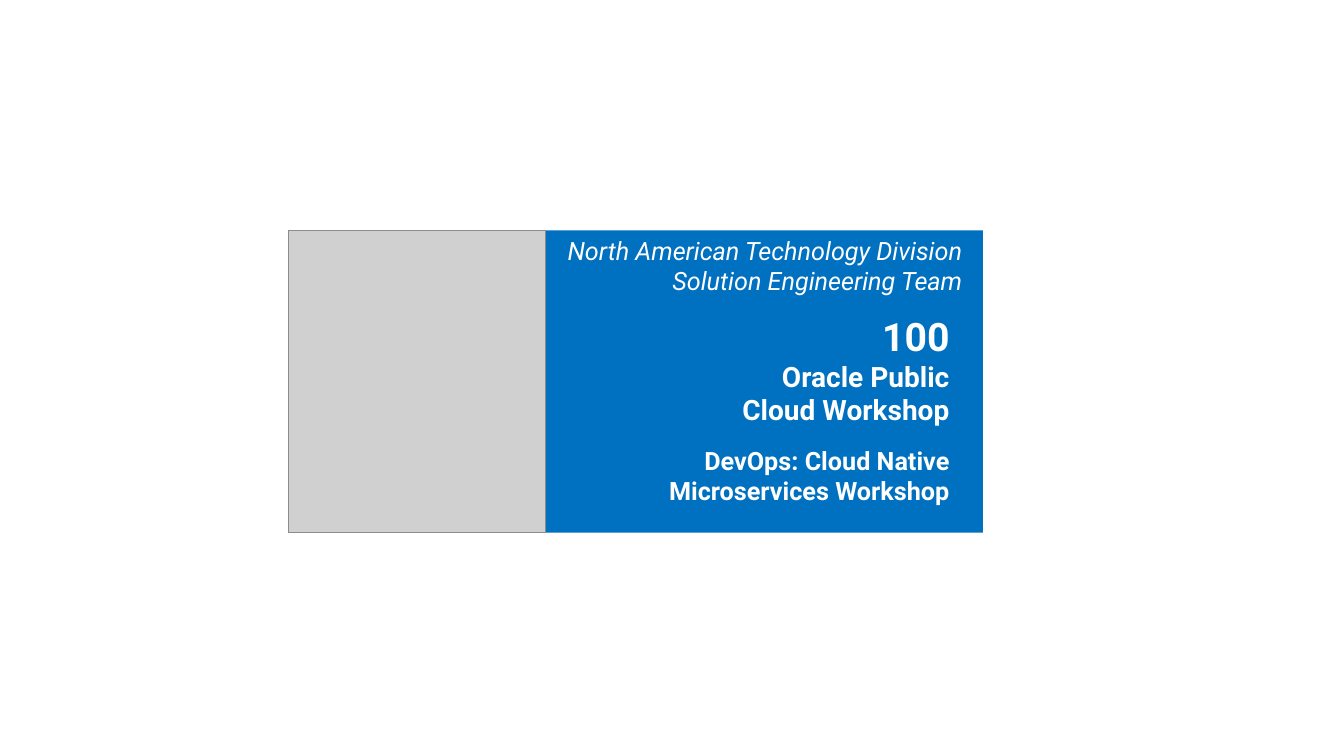
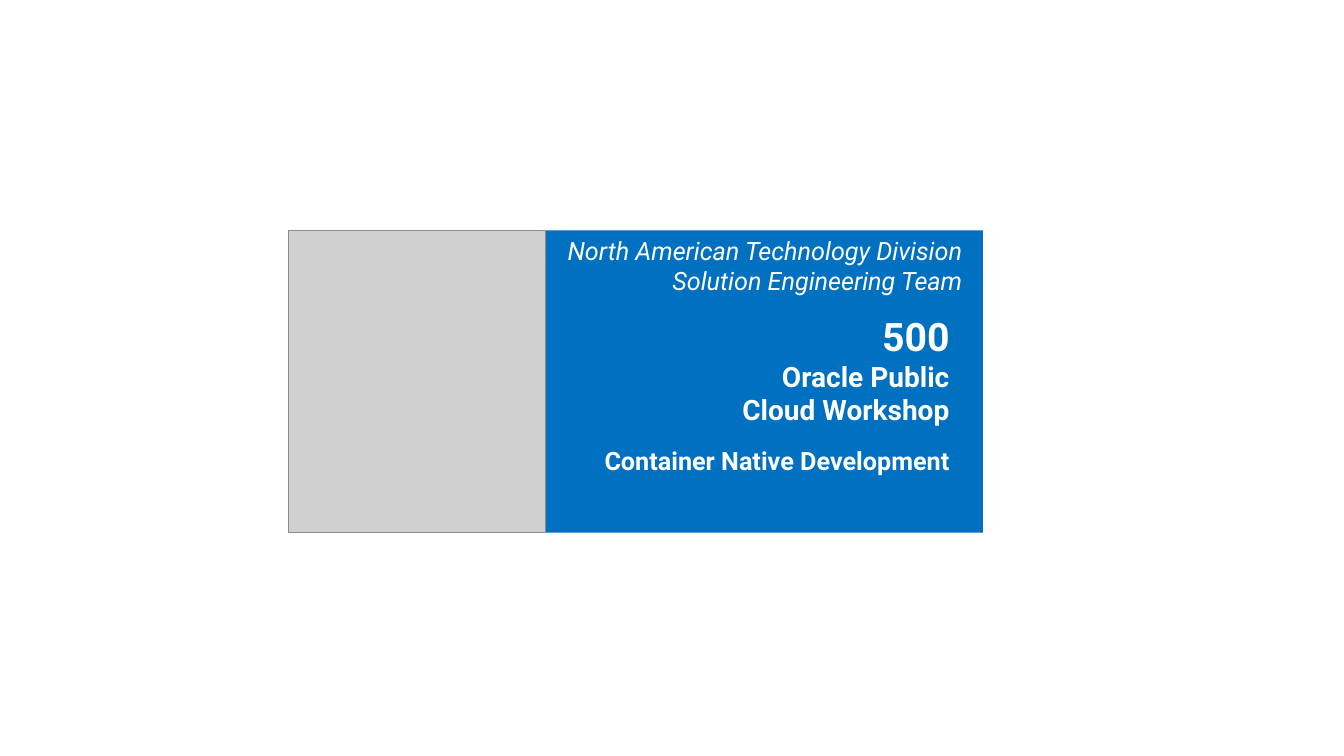
Before and after one commit to derekoneil/ContainerNativeDevelopmentWithOKE, a slide deck: slide 1 of workshops/container-native-development/WorkshopHeader.pptx. Drawn at 1344x756 pixels with LibreOffice and Linux fonts; fonts in the diff are those of the drawing; grey boxes stand for pictures. Boxes give left, top, right and bottom in pixels: in the first picture for what was removed or moved away, otherwise in the second. Text is boxed around its words. In the diff, an @@ line names an element or a change of style, - is before the commit and + after.

```diff
--- a/workshops/container-native-development/WorkshopHeader.pptx
+++ b/workshops/container-native-development/WorkshopHeader.pptx
@@ text at (882,322,949,352): text changed @@
-100
+500
@@ text at (605,451,949,475): text changed @@
-DevOps: Cloud Native
-Microservices Workshop
+Container Native Development
```
Also in this commit, not shown: 8 other files.
